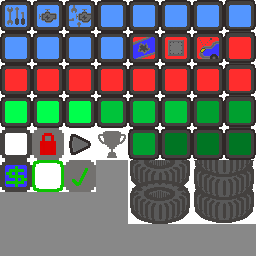
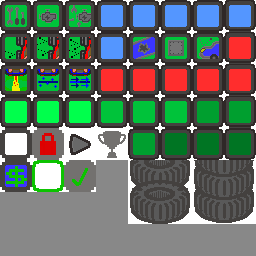
Revision of a layered 256×256 image; what changed, layer by layer:
added layer "Pasted Layer #2" above "upgradeFrame" over [5, 37, 91, 91]
painted on "upgradeFrame" over [5, 5, 219, 91]
